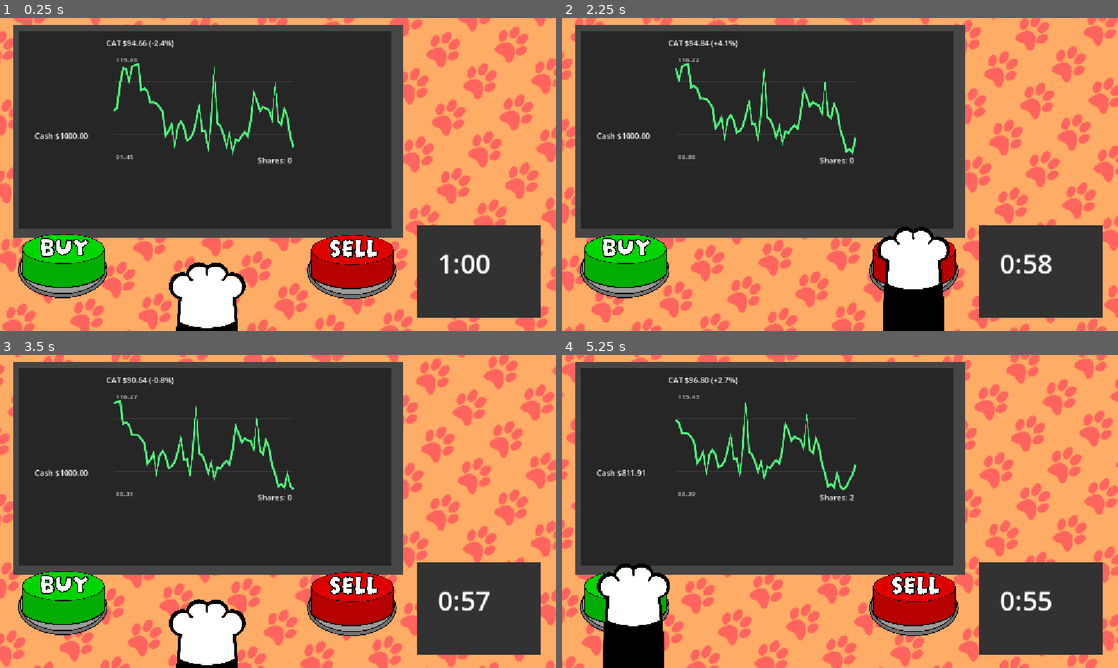
Above: before the commit, frames 1-4 (two rows, left to right).
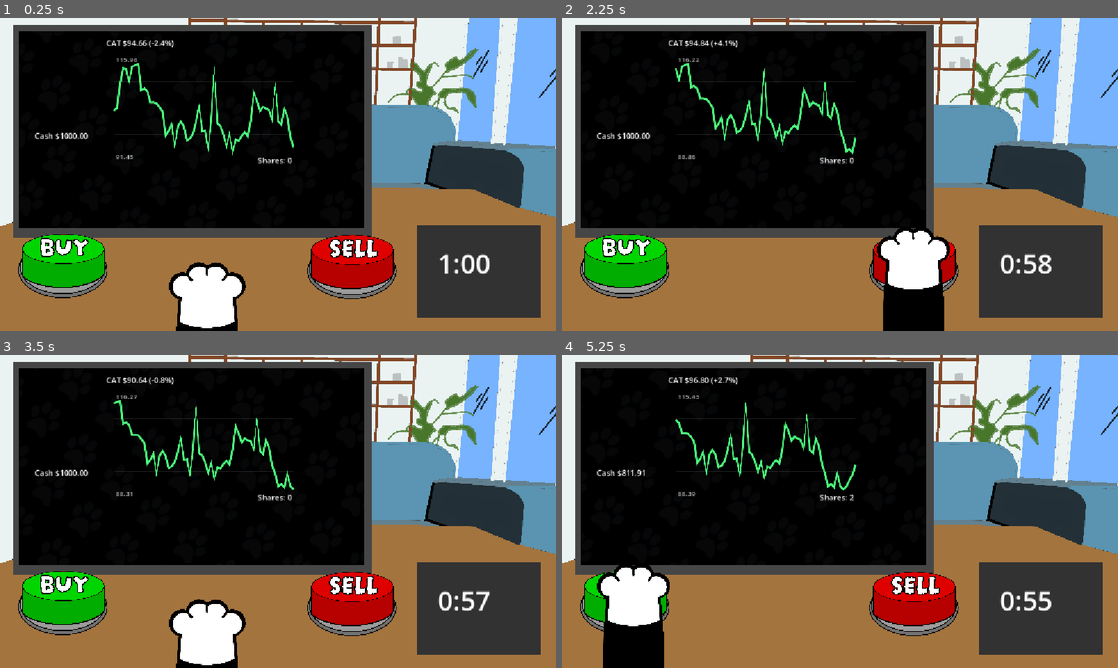
Above: after the commit, the same moments.

Repository: JamesSknr/purr-chase
Game: Godot game, scene res://scenes/test_scene.tscn
Two runs of this game, one before a commit and one after it. Both use one fixed random seed, a clock stepped at 60 frames per second and the inputs below.
Inputs (mouse positions are in pixels of both pictures, inside the frame that each line leads up to):
- Up to frame 1 (0.25 s): no input
- Up to frame 2 (2.25 s): tap Enter at 0.5 s; move the mouse to (962, 158) at 0.52 s; hold D 0.53-1.25 s; click (962, 158) at 0.67 s; tap Space at 0.77 s; drag from (728, 190) to (812, 237) at 1.27 s; move the mouse to (895, 105) at 2.02 s; hold D from 2.03 s (still down)
- Up to frame 3 (3.5 s): release D at 2.75 s; drag from (250, 574) to (111, 464) at 2.77 s
- Up to frame 4 (5.25 s): move the mouse to (1006, 558) at 3.52 s; hold A 3.53-4.25 s; tap Space at 3.77 s; drag from (673, 464) to (756, 433) at 4.27 s; move the mouse to (867, 511) at 5.02 s; hold A from 5.03 s (still down); click (867, 511) at 5.17 s

The runs differ from the first frame. In frame 1, 81% of the frame differs, in the area x 0-100%, y 0-100%; in frame 2, 82%; in frame 3, 81%; in frame 4, 82%.

Commit message:
Arrange stock graph with new level background

Diff:
--- a/scenes/test_scene.tscn
+++ b/scenes/test_scene.tscn
@@ -3,15 +3,16 @@
 [ext_resource type="PackedScene" uid="uid://4yt8pa0vwxtw" path="res://scenes/cat_paw.tscn" id="1_g7g4h"]
 [ext_resource type="Script" uid="uid://cig4a81omwktx" path="res://scripts/level_logic.gd" id="1_j8ivh"]
 [ext_resource type="Shader" uid="uid://beuvpclwtqb7s" path="res://shaders/AnimatedPatternBackground.gdshader" id="2_3qnke"]
+[ext_resource type="Texture2D" uid="uid://ckcdlvgej7asn" path="res://art/Living Room Background.png" id="2_rnaij"]
 [ext_resource type="PackedScene" uid="uid://c08k3vd16rcer" path="res://scenes/buy_button.tscn" id="3_nd71p"]
 [ext_resource type="Texture2D" uid="uid://cp415upxgcnm0" path="res://art/cat_paw.png" id="3_wtsjf"]
 [ext_resource type="PackedScene" uid="uid://bdh6bjo0ow4il" path="res://scenes/sell_button.tscn" id="4_7ddre"]
-[ext_resource type="Script" uid="uid://wyp7h10gg56s" path="res://scripts/price_graph.gd" id="4_wtsjf"]
+[ext_resource type="Script" path="res://scripts/price_graph.gd" id="4_wtsjf"]
 
 [sub_resource type="ShaderMaterial" id="ShaderMaterial_rnaij"]
 shader = ExtResource("2_3qnke")
 shader_parameter/pattern = ExtResource("3_wtsjf")
-shader_parameter/pattern_color = Color(1, 0.39285982, 0.37438384, 1)
+shader_parameter/pattern_color = Color(0.029506553, 0.029506562, 0.029506536, 1)
 shader_parameter/tiling = 100.0
 shader_parameter/speed = Vector2(0.1, 0.5)
 shader_parameter/rotation = 0.70981485014235
@@ -19,33 +20,33 @@
 [node name="testScene" type="Node2D" unique_id=2012543513]
 script = ExtResource("1_j8ivh")
 
-[node name="ColorRect" type="ColorRect" parent="." unique_id=112982288]
-material = SubResource("ShaderMaterial_rnaij")
-offset_right = 1183.0
-offset_bottom = 675.0
-color = Color(0.99999994, 0.6751425, 0.39867917, 1)
+[node name="LivingRoomBackground" type="Sprite2D" parent="." unique_id=2069714296]
+position = Vector2(597, 354)
+scale = Vector2(0.28780204, 0.287802)
+texture = ExtResource("2_rnaij")
 
 [node name="TabletTemp" type="ColorRect" parent="." unique_id=1735224390]
 offset_left = 26.0
 offset_top = 14.0
-offset_right = 835.0
+offset_right = 770.0
 offset_bottom = 456.0
 color = Color(0.27509058, 0.27509058, 0.27509055, 1)
 
-[node name="TabletTemp2" type="ColorRect" parent="TabletTemp" unique_id=1637545397]
-layout_mode = 0
-offset_left = 14.0
-offset_top = 12.0
-offset_right = 784.0
-offset_bottom = 422.0
-color = Color(0.14767197, 0.14767176, 0.14767179, 1)
+[node name="GraphBackground" type="ColorRect" parent="." unique_id=112982288]
+material = SubResource("ShaderMaterial_rnaij")
+offset_left = 40.0
+offset_top = 26.0
+offset_right = 755.05774
+offset_bottom = 434.0
+color = Color(2.6095218e-05, 2.6095217e-05, 2.6095213e-05, 1)
 
-[node name="PriceGraph" type="Control" parent="TabletTemp/TabletTemp2" unique_id=1621626241]
+[node name="PriceGraph" type="Control" parent="." unique_id=1621626241]
+layout_mode = 3
 anchors_preset = 0
-offset_left = 184.0
-offset_top = 39.0
-offset_right = 580.0
-offset_bottom = 282.0
+offset_left = 224.0
+offset_top = 65.0
+offset_right = 620.0
+offset_bottom = 308.0
 script = ExtResource("4_wtsjf")
 
 [node name="ClockTemp" type="ColorRect" parent="." unique_id=1459985845]
--- a/scripts/level_logic.gd
+++ b/scripts/level_logic.gd
@@ -23,7 +23,7 @@
 ## Ticks simulated before each round, so the graph has history to show.
 @export var warmup_ticks: int = 60
 ## Optional: drag the PriceGraph node onto this in the Inspector.
-@onready var graph: PriceGraph = $TabletTemp/TabletTemp2/PriceGraph
+@onready var graph: PriceGraph = $PriceGraph
 
 const SYMBOL := "CAT"
 
@@ -174,6 +174,7 @@
 		print("NOT ENOUGH CASH (need $%.2f, have $%.2f)" % [price, cash])
 	current_action = action.HOLD
 	_update_hud()
+	buy_button.press_button_tween()
 
 
 func sell_share() -> void:
@@ -187,3 +188,4 @@
 		print("NO SHARES TO SELL")
 	current_action = action.HOLD
 	_update_hud()
+	sell_button.press_button_tween()
Not shown: 1 places in scenes/stock_graph.tscn that only renumber resources
